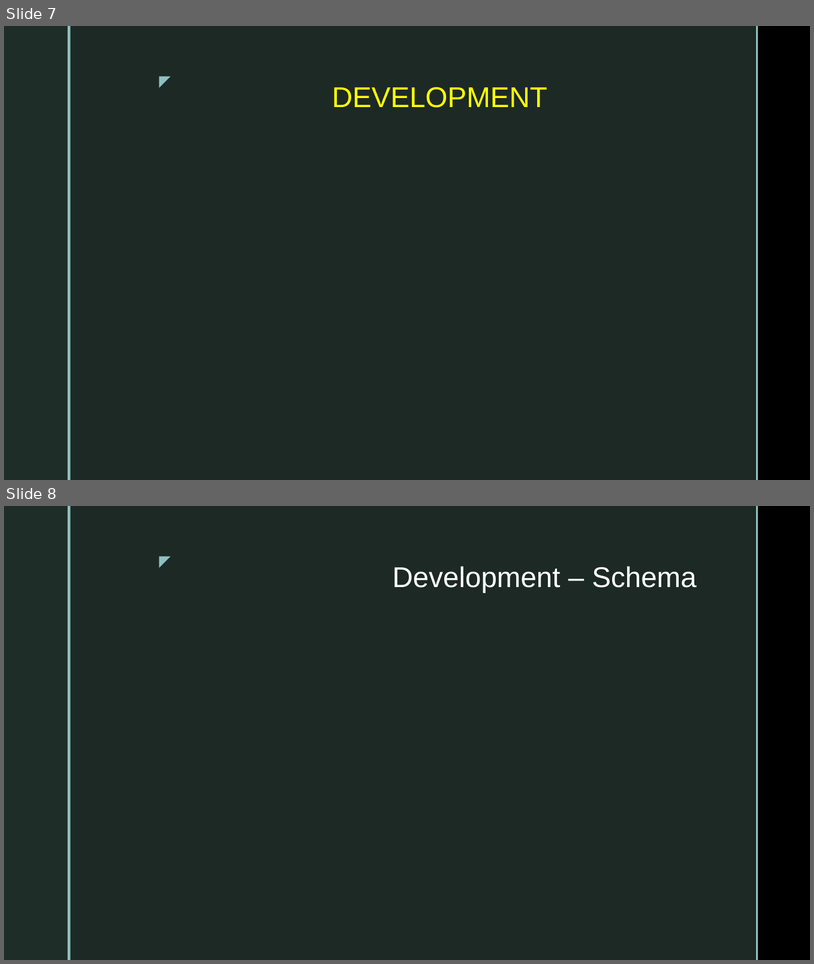
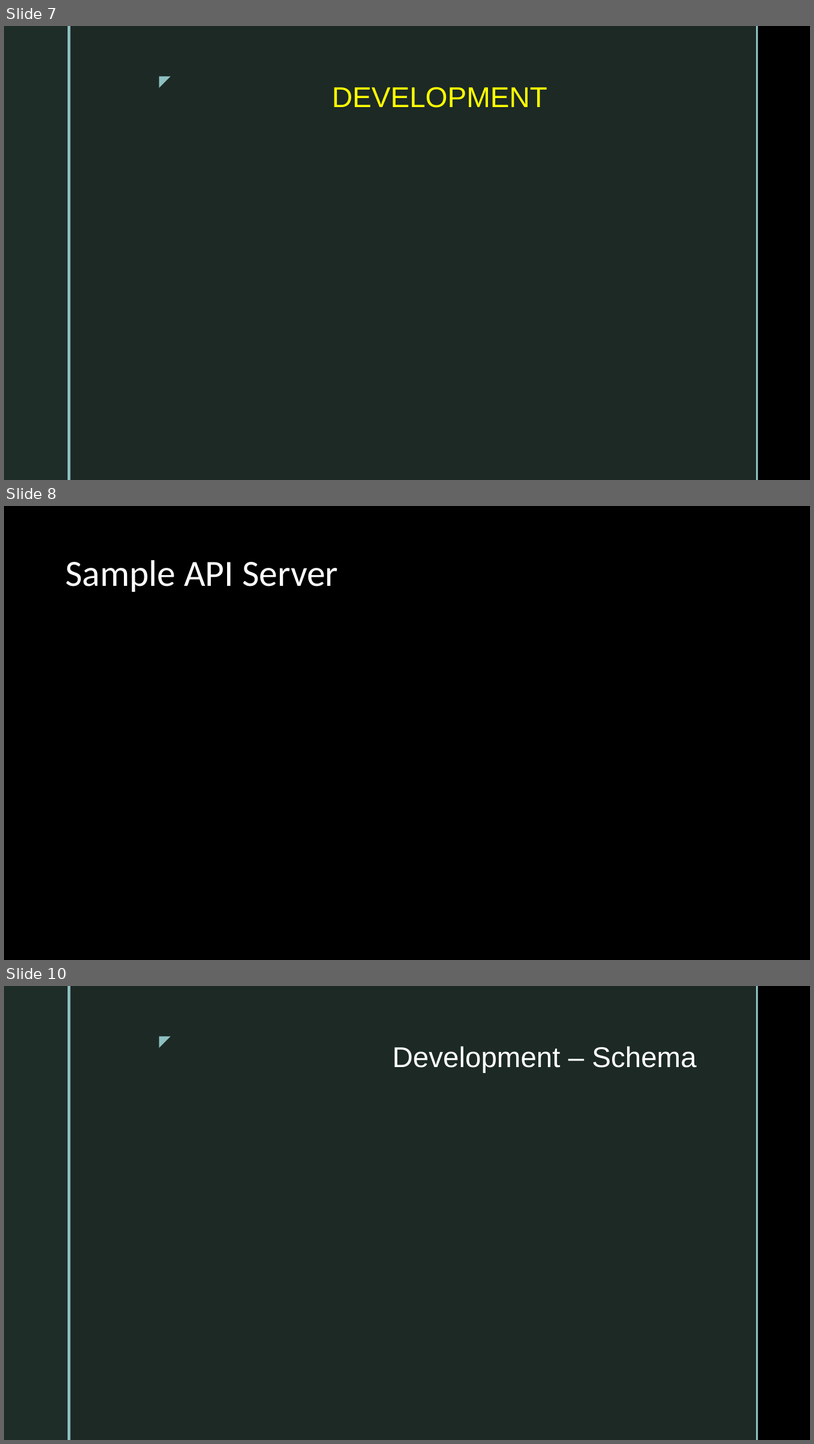
Before and after one commit to dtvu94/Apollo-Server-Client, a slide deck: Docs/Apollo_Server.pptx. Shown one above the other, each under a label of ours: slides 7 and 8 before the commit, slides 7, 8 and 10 after it; the slides between them are not shown. The pictures are 814x964 and 814x1444 pixels, drawn with LibreOffice and Linux fonts; fonts in the diff are those of the drawing; background and template pictures are left out. Boxes give left, top, right and bottom in pixels: in the first picture for what was removed or moved away, otherwise in the second. Text is boxed around its words. In the diff, an @@ line names an element or a change of style, - is before the commit and + after.

```diff
--- a/Docs/Apollo_Server.pptx
+++ b/Docs/Apollo_Server.pptx
@@ slide 8 added at [4,506,810,960], background #000000 @@
@@ title added at [65,560,338,592], 44 pt, text #FFFFFF @@
+Sample API Server
@@ what was slide 8 is now slide 10 @@
```
Also in this commit, not shown: 4 other slides added, 3 other files.
